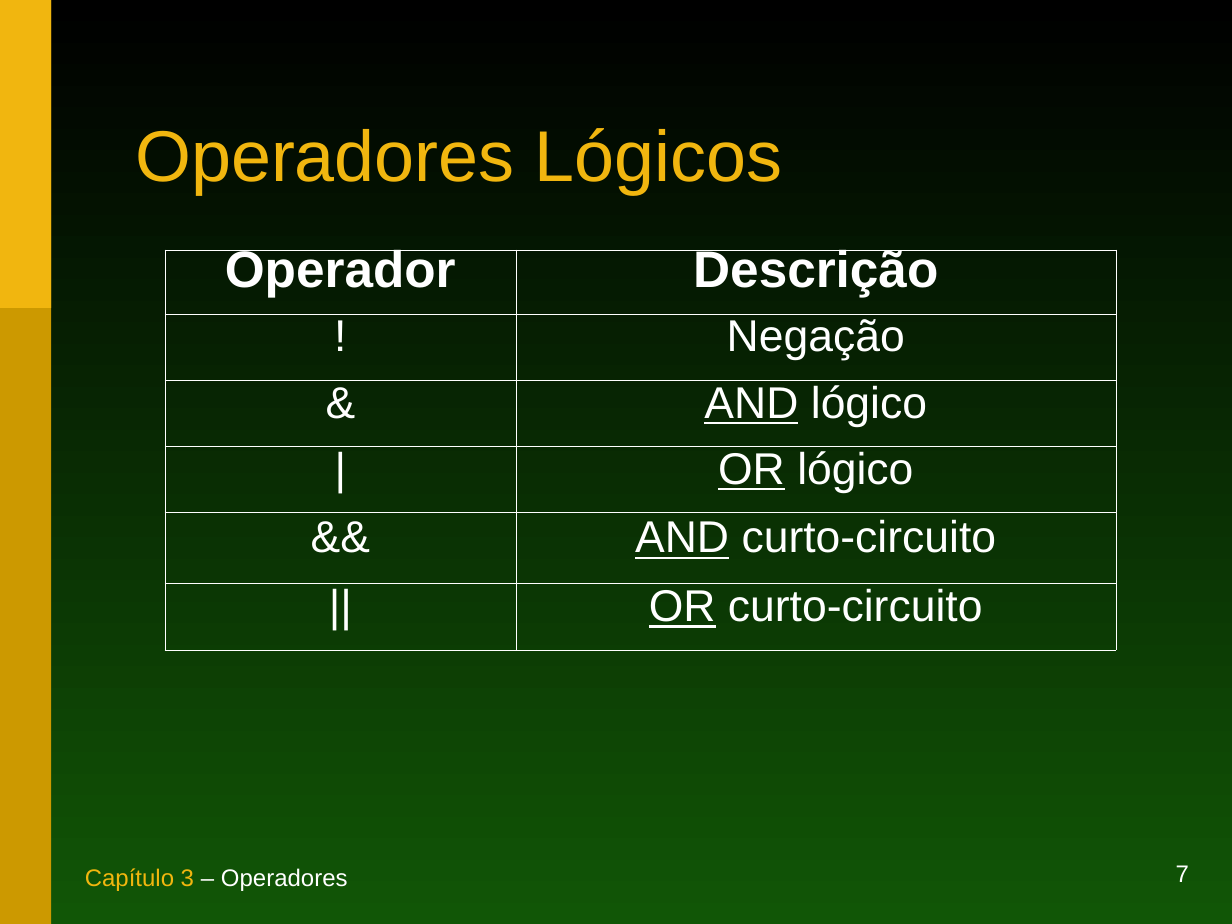
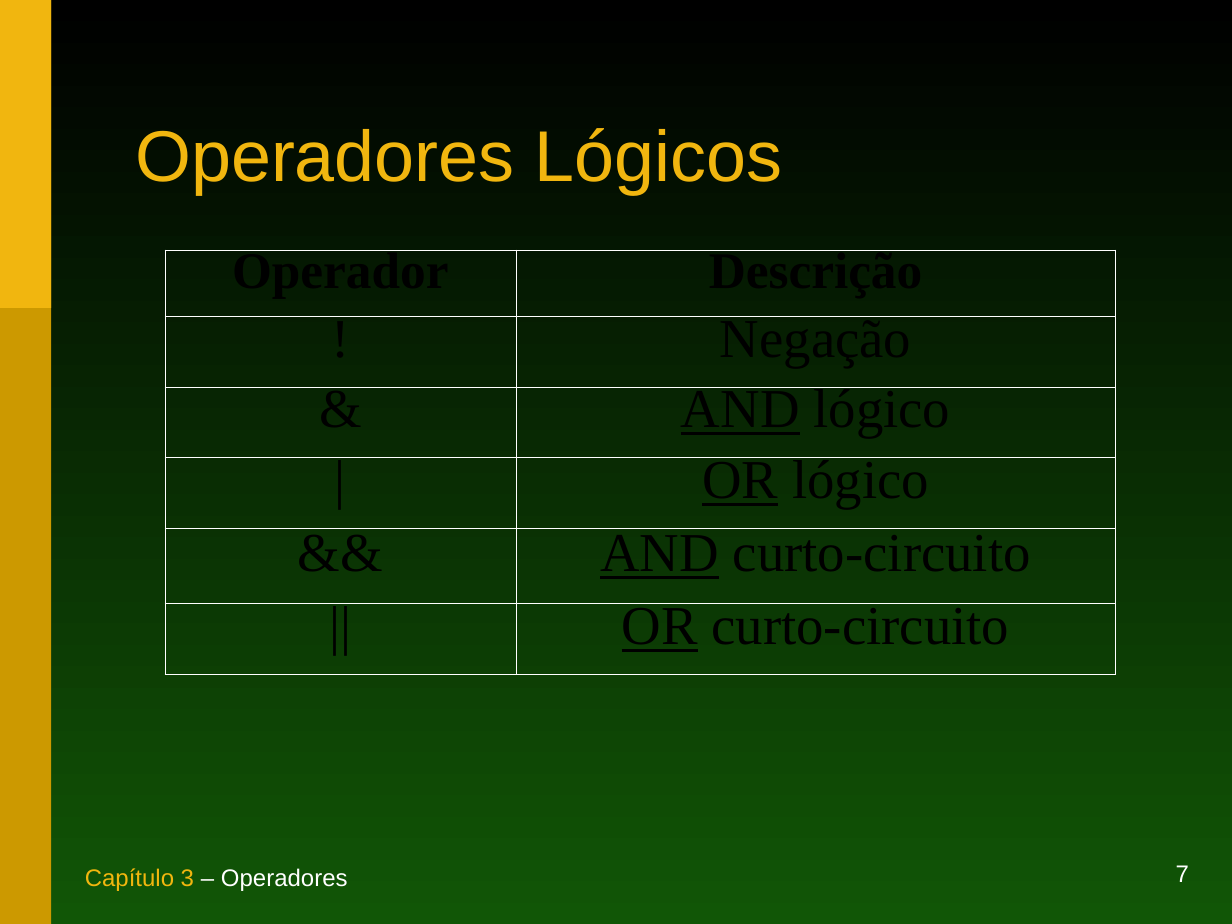
Before and after one commit to duchesqui/slzvieira-training, a slide deck: slide 7 of 1-Java-Programmer-Modulo-I/03.Capitulo03.ppt. Drawn at 1232x924 pixels with LibreOffice and Linux fonts; fonts in the diff are those of the drawing. Boxes give left, top, right and bottom in pixels: in the first picture for what was removed or moved away, otherwise in the second. Text is boxed around its words. In the diff, an @@ line names an element or a change of style, - is before the commit and + after.

```diff
--- a/1-Java-Programmer-Modulo-I/03.Capitulo03.ppt
+++ b/1-Java-Programmer-Modulo-I/03.Capitulo03.ppt
@@ table at [165, 250, 1116, 674] @@
@@ font Arial to Times New Roman, text colour #FFFFFF to #000000 @@
@@ size 26 to 32 pt in "!", "Negação", "&", "AND lógico" and 6 more places @@
```
Also in this commit, not shown: 8 other slides changed, 32 other files.
